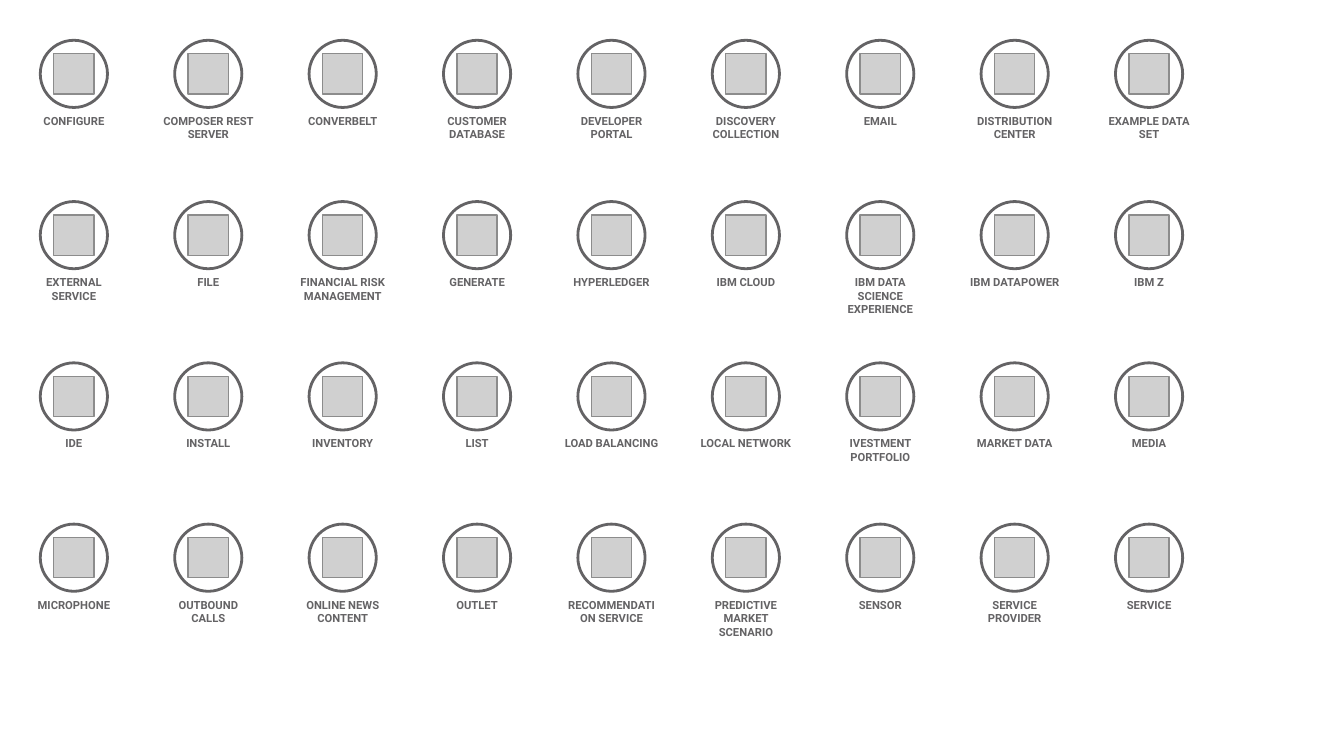
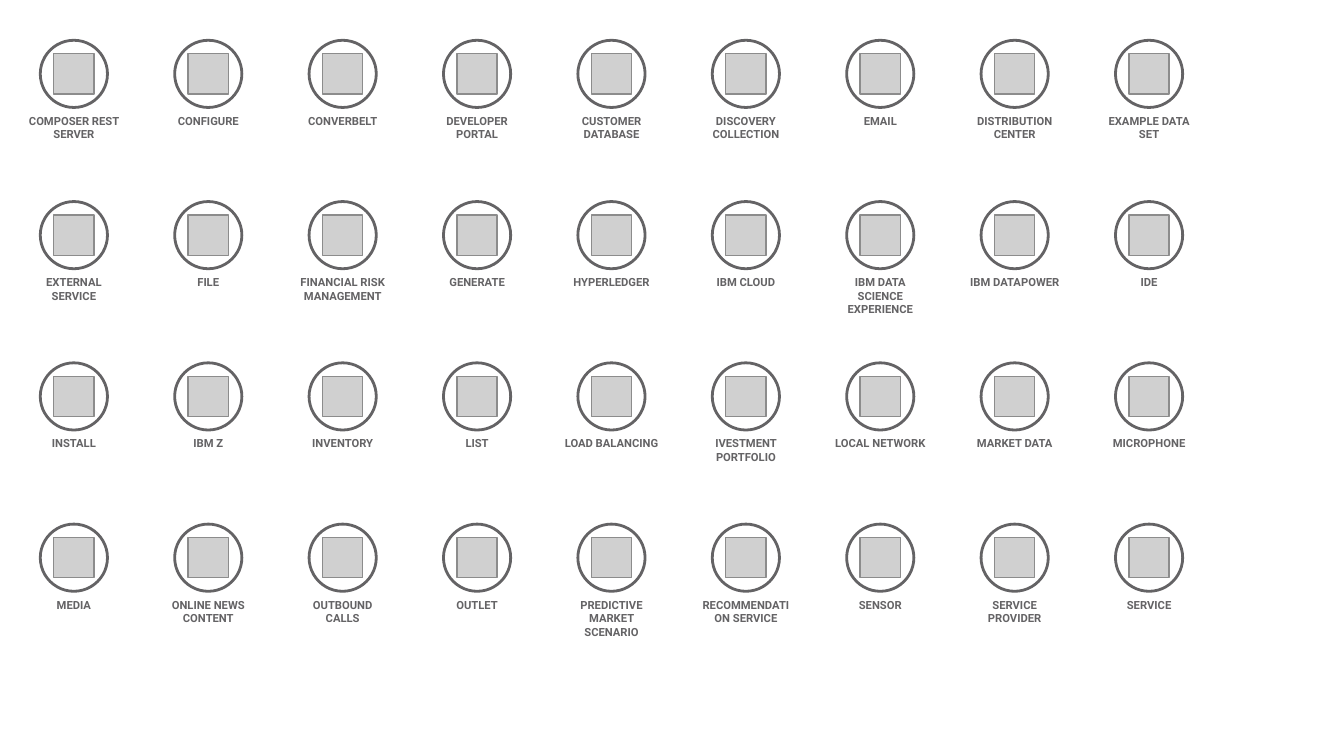
Before and after one commit to l2fprod/myarchitecture, a slide deck: slide 11 of mycatalog-architecture-diagram-template.pptx. Drawn at 1344x756 pixels with LibreOffice and Linux fonts; fonts in the diff are those of the drawing; grey boxes stand for pictures. Boxes give left, top, right and bottom in pixels: in the first picture for what was removed or moved away, otherwise in the second. Text is boxed around its words. In the diff, an @@ line names an element or a change of style, - is before the commit and + after.

```diff
--- a/mycatalog-architecture-diagram-template.pptx
+++ b/mycatalog-architecture-diagram-template.pptx
@@ text at [1141,278,1158,286]: text changed @@
-IBM Z
+IDE
@@ text removed at [65,439,82,447] @@
-IDE
@@ text added at [193,439,223,447], 6 pt, text #646365, bold @@
+IBM Z
@@ text at [1113,439,1185,447]: text changed @@
-MEDIA
+MICROPHONE
@@ 5 texts: place and size @@
-5 texts at [43,117,791,622]
+5 texts at [178,117,925,622]
@@ 6 texts: place and size @@
-6 texts at [163,117,912,636]
+6 texts at [29,117,777,636]
@@ text at [57,601,91,609]: text changed @@
-MICROPHONE
+MEDIA
```
Also in this commit, not shown: 13 other slides changed, 1 slide added, 1 slide removed.
